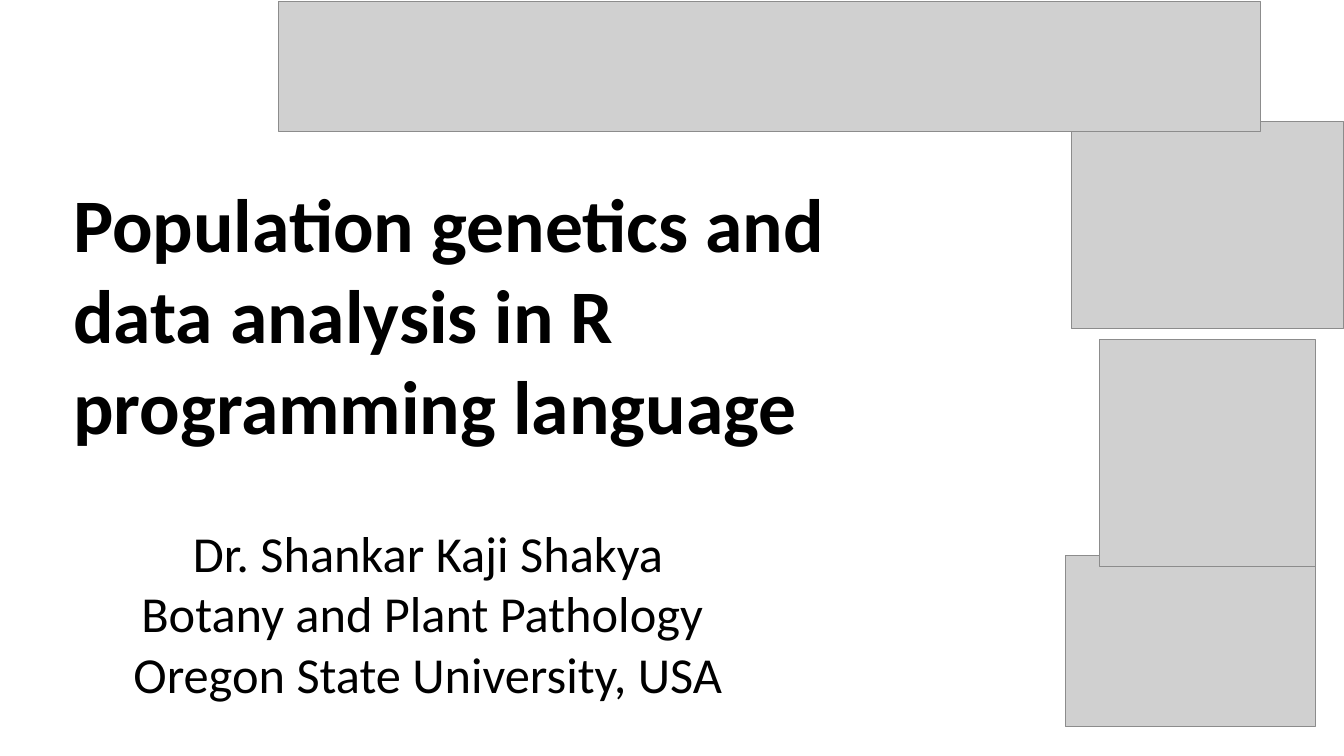
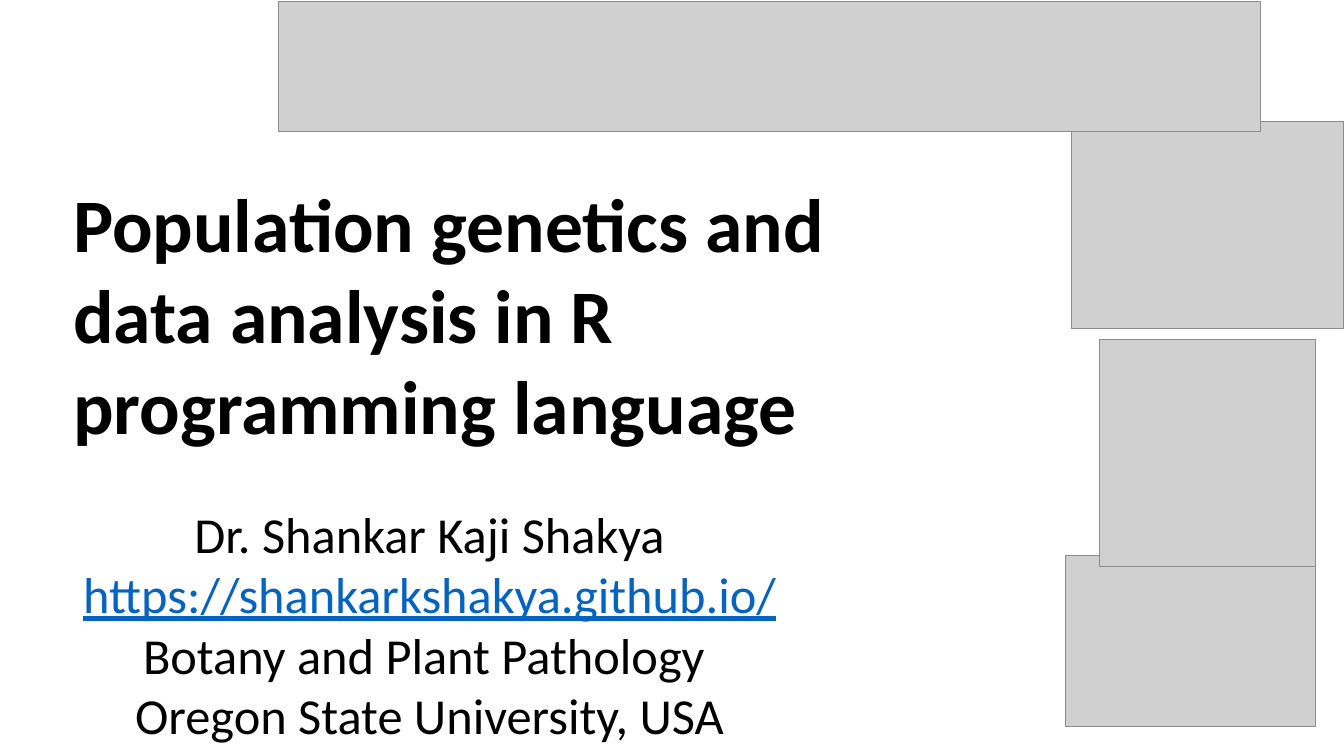
Before and after one commit to shankarkshakya/geppopgen, a slide deck: slide 1 of New Microsoft PowerPoint Presentation.pptx. Drawn at 1344x756 pixels with LibreOffice and Linux fonts; fonts in the diff are those of the drawing; grey boxes stand for pictures. Boxes give left, top, right and bottom in pixels: in the first picture for what was removed or moved away, otherwise in the second. Text is boxed around its words. In the diff, an @@ line names an element or a change of style, - is before the commit and + after.

```diff
--- a/New Microsoft PowerPoint Presentation.pptx
+++ b/New Microsoft PowerPoint Presentation.pptx
@@ text "Dr. Shankar Kaji Shakya" moved from (x1=133, y1=537, x2=722, y2=702) to (x1=83, y1=518, x2=776, y2=743) @@
@@ text at (x1=83, y1=578, x2=776, y2=622): paragraph added @@
+https://shankarkshakya.github.io/
```
Also in this commit, not shown: 5 other slides changed, 8 slides added, 3 slides removed, 16 other files.
